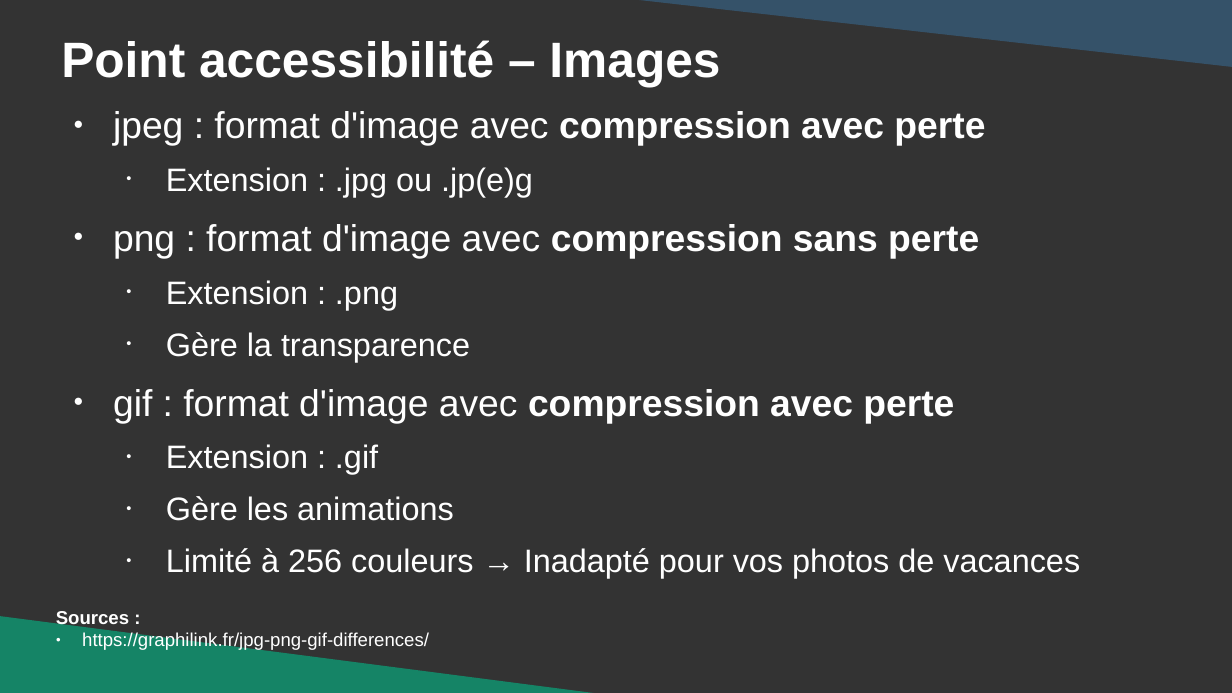
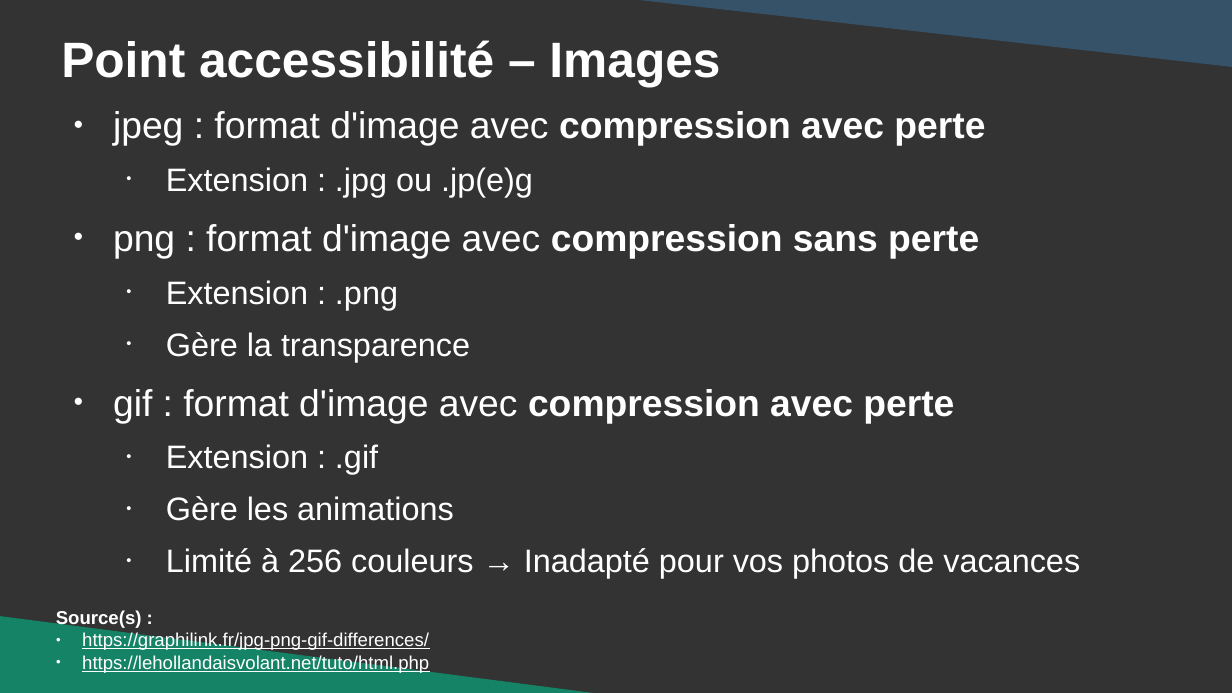
Before and after one commit to DanYellow/cours, a slide deck: slide 56 of integration-web-s1/travaux-pratiques/numero-1/presentation.odp. Drawn at 1232x693 pixels with LibreOffice and Linux fonts; fonts in the diff are those of the drawing. Boxes give left, top, right and bottom in pixels: in the first picture for what was removed or moved away, otherwise in the second. Text is boxed around its words. In the diff, an @@ line names an element or a change of style, - is before the commit and + after.

```diff
--- a/integration-web-s1/travaux-pratiques/numero-1/presentation.odp
+++ b/integration-web-s1/travaux-pratiques/numero-1/presentation.odp
@@ text at [56,610,142,629]: text changed @@
-Sources :
+Source(s) :
@@ text at [82,654,429,673]: paragraph added @@
+● https://lehollandaisvolant.net/tuto/html.php
@@ text at [82,632,429,651]: underline on in "https://graphilink.fr/jpg-png-gif-differences/" @@
```
Also in this commit, not shown: 4 other slides changed, 2 other files.
